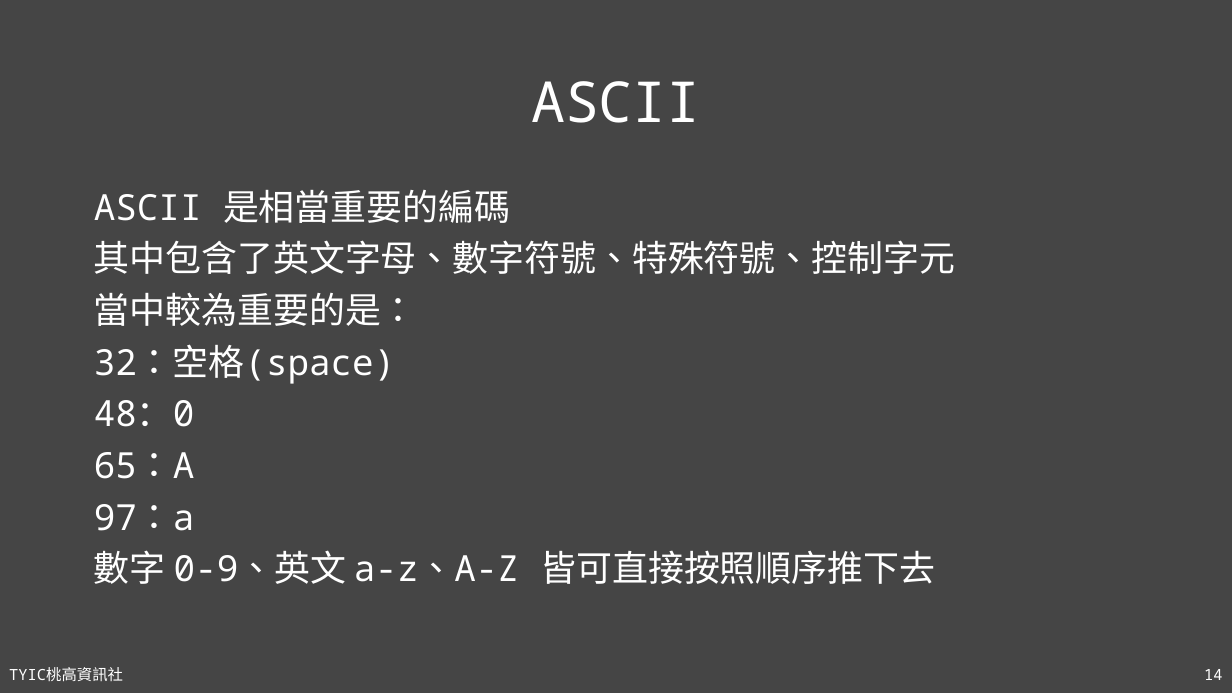
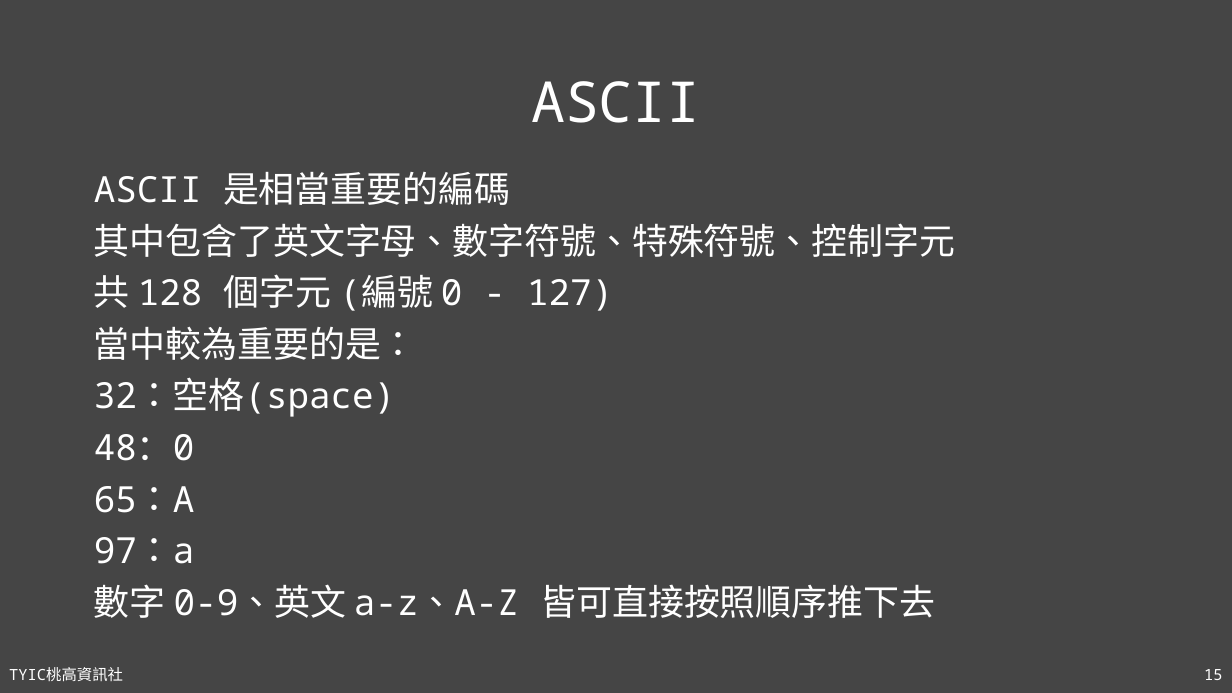
Before and after one commit to TYSHIC/slides, a slide deck: slide 15 of powerpoint/04_初探Java.pptx (slide 14 before the commit). Drawn at 1232x693 pixels with LibreOffice and Linux fonts; fonts in the diff are those of the drawing. Boxes give left, top, right and bottom in pixels: in the first picture for what was removed or moved away, otherwise in the second. Text is boxed around its words. In the diff, an @@ line names an element or a change of style, - is before the commit and + after.

```diff
--- a/powerpoint/04_初探Java.pptx
+++ b/powerpoint/04_初探Java.pptx
@@ text "ASCII 是相當重要的編碼" moved from (x1=94, y1=190, x2=955, y2=584) to (x1=94, y1=172, x2=955, y2=618) @@
@@ text at (x1=94, y1=274, x2=613, y2=311): paragraph added @@
+共 128 個字元 (編號 0 - 127)
@@ page number at (x1=1204, y1=669, x2=1222, y2=680): text changed @@
-14
+15
```
Also in this commit, not shown: 9 other slides changed, 2 slides added, 1 slide removed, 1 other file.
